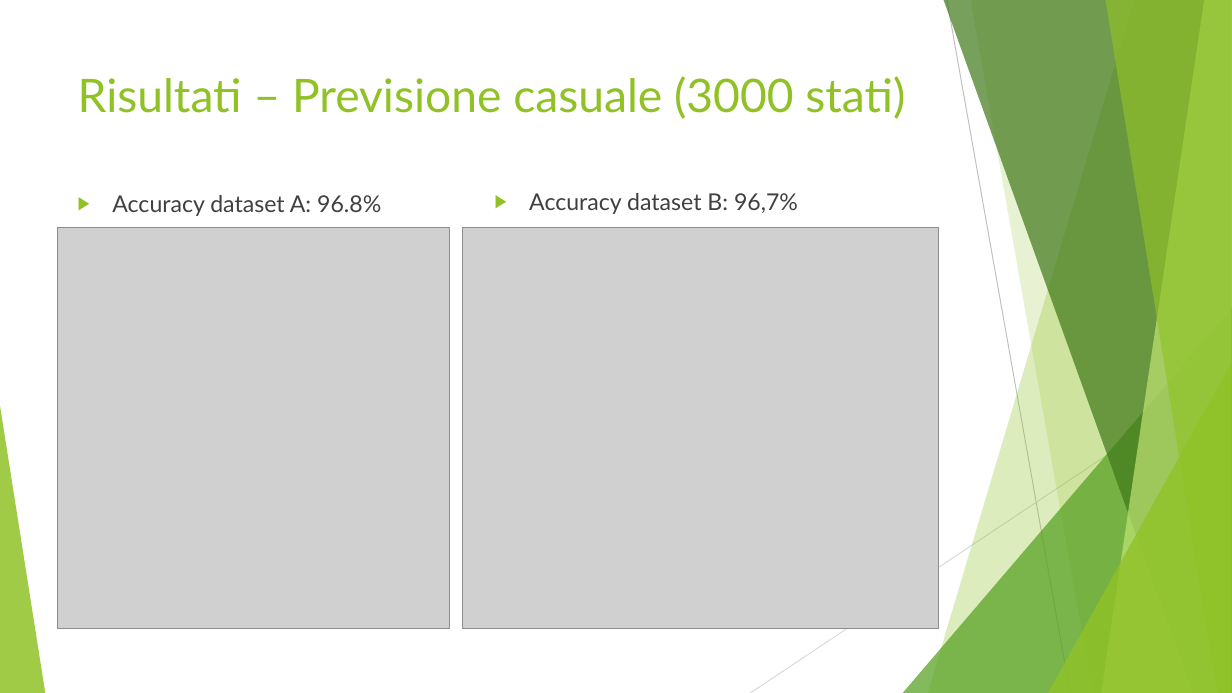
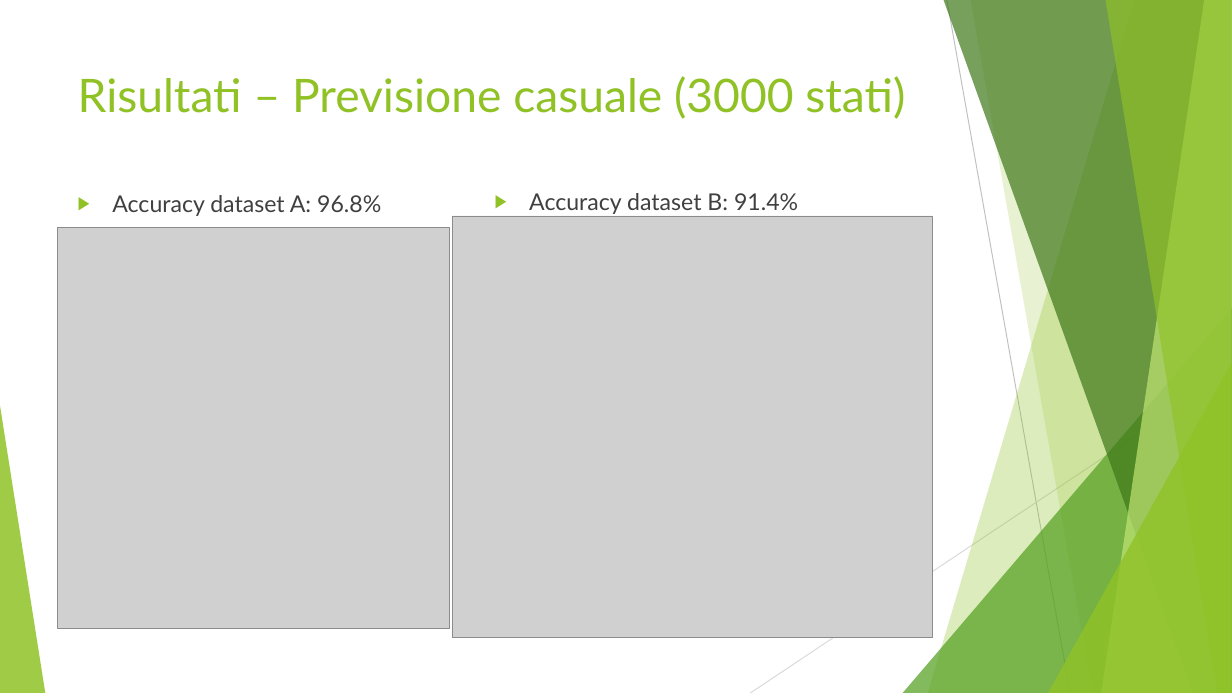
Before and after one commit to CostantiniMatteo/progetto-mpd, a slide deck: slide 15 of Documenti/presentazione.pptx. Drawn at 1232x693 pixels with LibreOffice and Linux fonts; fonts in the diff are those of the drawing; grey boxes stand for pictures. Boxes give left, top, right and bottom in pixels: in the first picture for what was removed or moved away, otherwise in the second. Text is boxed around its words. In the diff, an @@ line names an element or a change of style, - is before the commit and + after.

```diff
--- a/Documenti/presentazione.pptx
+++ b/Documenti/presentazione.pptx
@@ text at <box>529,193,798,214</box>: text changed @@
-▶ Accuracy dataset B: 96,7%
+▶ Accuracy dataset B: 91.4%
@@ picture: place and size @@
-picture at <box>463,228,939,629</box>
+picture at <box>453,216,933,639</box>
```
Also in this commit, not shown: 2 other slides changed, 4 other files.
